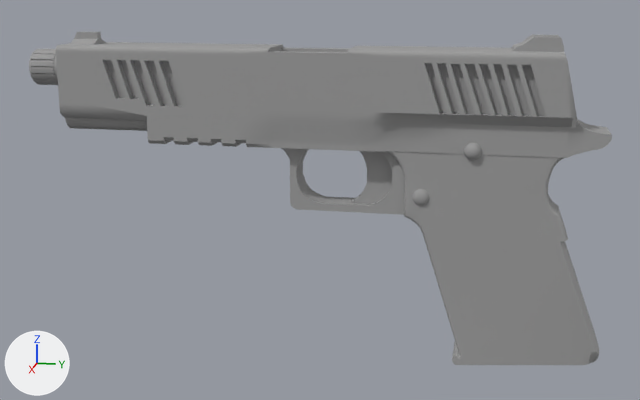
The OBJ model models/Pistol.obj: old version first, new version second.
One viewpoint serves both versions: a camera (50 mm lens) standing at (3590.0, 198.0, 1559.0) and looking at (-4.0, -521.0, 660.0). Every picture has the same lights, and +X, +Y and +Z are marked at lower left. Where no turn or scale is listed for an object, it has been applied to the vertices.

Script lines for the objects in view, before the commit:
```python
me_box001 = bpy.data.meshes.new('Box001')
me_box001.from_pydata(...)  # 4212 vertices, 8145 faces; spans x -131.0..131.0, y -1779.0..652.0, z 0.0..1357.0
me_box001.materials.append(mat_wire_086086086)  # grey #9d9d9d
ob_box001 = bpy.data.objects.new('Box001', me_box001)
ob_box001.location = (0.0, 0.0, 0.0)
```
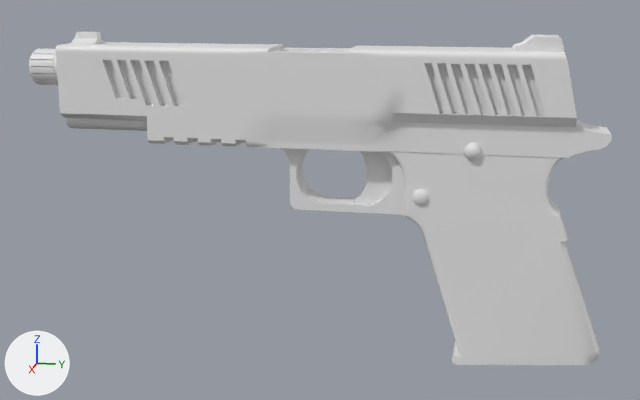
The newer file is also rescaled (x0.00924), turned or shifted as a whole; pictures and numbers use the older file's frame.

Location of each change, (x1, y1, x2, y2) in pixels of the pictures (640 x 400 px):
```json
{"part": 1, "of": "me_box001", "change": "added", "after": [91, 99, 147, 116]}
{"part": 2, "of": "me_box001", "change": "deleted", "before": [414, 113, 488, 125]}
{"part": 3, "of": "me_box001", "change": "recoloured", "before": [29, 32, 612, 365], "after": [29, 32, 612, 365]}
```

The change, as JSON lines over the scene's bpy script:
```json
{"block": "me_box001", "where": "# used by ob_box001; location = (0.0, 0.0, 0.0)"}
{"op": "remove", "block": "me_box001", "code": "me_box001.from_pydata(...)  # 4212 vertices, 8145 faces; spans x -131.0..131.0, y -1779.0..652.0, z 0.0..1357.0"}
{"op": "add", "block": "me_box001", "code": "me_box001.from_pydata(...)  # 4214 vertices, 8149 faces; spans x -131.0..131.0, y -1779.0..652.0, z 0.0..1357.0"}
{"block": "me_box001", "change": "me_box001 part 1: 3 vertices added at x 131.0, y -1353.0..-1292.0, z 1060.0"}
{"block": "me_box001", "change": "me_box001 part 2: 1 vertex removed from x 121.0, y -15.0, z 1050.0"}
{"block": "me_box001", "change": "me_box001 part 3: 4765 faces spanning x -131.0..131.0, y -1779.0..652.0, z 0.0..1357.0 switch from mat_wire_086086086 (grey #9d9d9d) to no material"}
```
